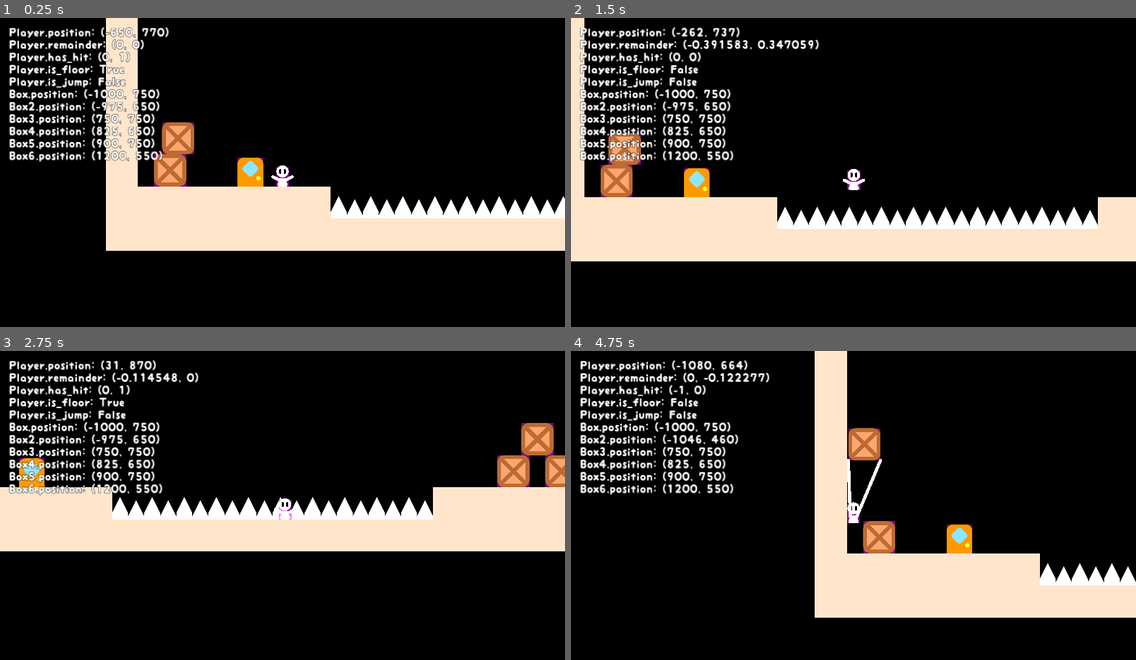
Above: before the commit, frames 1-4 (two rows, left to right).
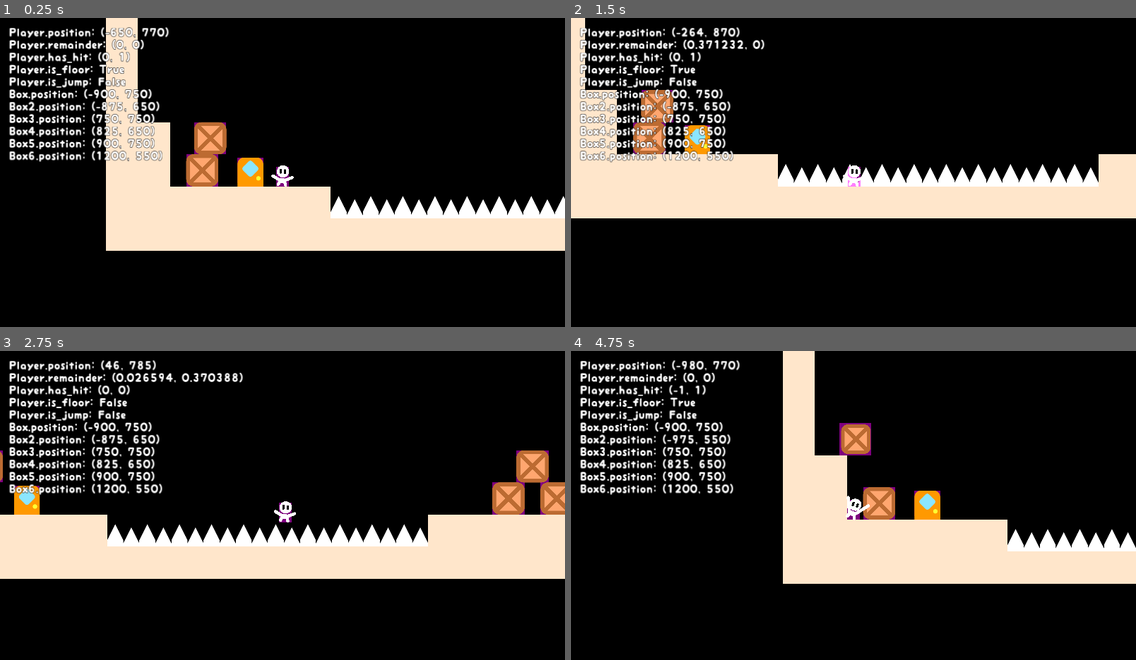
Above: after the commit, the same moments.

Repository: HarmonyHoney/tiny_crate2
Game: Godot game, scene res://src/map/map0.tscn
Same seed, same stepped clock (60 frames per second), same inputs: the game is played once before the commit and once after it. The engine's default icon, where the game draws it, is replaced by a stand-in: a white triangle on a blue panel in a dark square.
Inputs:
- Up to frame 1 (0.25 s): no input
- Up to frame 2 (1.5 s): tap Enter at 0.5 s; hold Right (right) 0.53-1.28 s; hold C (grab) 0.53-1.28 s; tap Space (jump) at 0.77, 0.8, 1.07, 1.35 s; hold Down (down) from 1.28 s (still down)
- Up to frame 3 (2.75 s): tap Space (jump) at 1.52, 1.82, 2.3 s; tap C (grab) at 1.55 s; release Down (down) at 2.03 s; hold Right (right) from 2.03 s (still down); hold C (grab) from 2.03 s (still down)
- Up to frame 4 (4.75 s): release Right (right) at 2.78 s; release C (grab) at 2.78 s; hold Up (up) 2.78-3.53 s; tap V (shoot) at 2.85 s; tap Space (jump) at 3.02, 3.32, 4.52 s; tap C (grab) at 3.05, 4.35 s; hold Space (jump) 3.53-4.28 s; hold Left (left) from 3.53 s (still down); tap R at 3.6 s

The runs differ from the first frame. In frame 1, 3.3% of the frame differs, in the area x 16-52%, y 23-55%; in frame 2, 31%, in the area x 0-100%, y 0-79%; in frame 3, 23%; in frame 4, 21%.

Commit message:
more arms! [;

Diff:
--- a/src/actor/Box.gd
+++ b/src/actor/Box.gd
@@ -1,7 +1,6 @@
 tool
 extends Actor
 
-var is_move := true
 export var rise_gravity := 1000.0
 export var fall_gravity := 1000.0
 
@@ -24,6 +23,7 @@
 var grab_to := Vector2.ZERO
 export var snap_squish := Vector2.ONE * 0.7
 
+export var is_sticky := false
 
 func _ready():
 	if Engine.editor_hint: return
@@ -54,12 +54,11 @@
 			is_snap = false
 	# grab
 	elif is_grab:
-		if is_instance_valid(grab_node):
-			var p = (grab_node.position + Vector2(0, -110))#.snapped(Vector2.ONE * 25)
-			if !check_solid(p):
-				grab_to = p
-
-		position = position.linear_interpolate(grab_to, 20.0 * delta).round()
+		if is_instance_valid(grab_node) and grab_node.grab_ease.is_complete:
+			var p = grab_node.position + Vector2(0, -125)
+			var li = position.linear_interpolate(p, 15 * delta).round()
+			var diff = li - position
+			move(diff)
 	# move
 	else:
 		# on floor
@@ -82,7 +81,7 @@
 
 func drop(_vel := Vector2.ZERO):
 	is_grab = false
-	is_move = true
+	is_floor = false
 	is_pickup_squish = true
 	pickup_ease.reset()
 	floor_clock = 0.0
@@ -91,7 +90,8 @@
 	grab_node = null
 
 func hit_floor():
-	snap()
+	if !is_grab:
+		snap()
 
 func snap():
 	var p = position
--- a/src/actor/Player.gd
+++ b/src/actor/Player.gd
@@ -22,8 +22,10 @@
 var jump_speed := 500.0
 var jump_gravity := 500.0
 var fall_gravity := 1000.0
-var jump_height := 240.0
-var jump_time := 0.7
+export var set_jump := false setget set_jump
+export var jump_height := 240.0
+export var jump_time := 0.7
+export var fall_mult := 2.0
 var jump_clock := 0.0
 var jump_minimum := 0.03
 
@@ -36,10 +38,13 @@
 var is_grab := false
 export var throw_vel := Vector2(500, -500)
 var is_ignore_end := false
-var grab_ease := EaseMover.new(0.1)
+var grab_ease := EaseMover.new(0.15)
+export var grab_length := 500
 
 onready var arm_l := $Image/ArmL
 onready var arm_r := $Image/ArmR
+onready var image := $Image
+var walk_clock := 0.0
 
 func _ready():
 	if Engine.editor_hint: return
@@ -52,13 +57,13 @@
 	UI.debug.track(self, "is_floor")
 	UI.debug.track(self, "is_jump")
 
+	get_tree().connect("idle_frame", self, "idle_frame")
+
 func _input(event):
 	if Engine.editor_hint: return
 
 	if event is InputEventKey and event.is_pressed() and !event.is_echo() and event.scancode == KEY_R:
 		get_tree().reload_current_scene()
-
-	get_tree().connect("idle_frame", self, "idle_frame")
 
 func _physics_process(delta):
 	if Engine.editor_hint: return
@@ -123,14 +128,29 @@
 		if pickup == null:
 			grab()
 		else:
-			drop()
+			drop(joy.y != 1)
 
 	# move arms
 	if is_grab:
 		grab_ease.count(delta)
+
+		var d = position.distance_to(pickup.position)
+		if d > grab_length:
+			drop()
 	else:
 		arm_l.set_point_position(1, arm_l.get_point_position(1).linear_interpolate(Vector2(-30, 0), 20 * delta))
 		arm_r.set_point_position(1, arm_r.get_point_position(1).linear_interpolate(Vector2(30, 0), 20 * delta))
+
+	# animation
+	walk_clock = walk_clock + (delta * dir_x) if joy.x == joy_last.x else 0.0
+
+	if is_floor:
+		if joy.x == 0:
+			image.rotation_degrees = sin(walk_clock * 5.0) * 5
+		else:
+			image.rotation_degrees = sin(walk_clock * 10.0) * 20
+	else:
+		image.rotation_degrees = (dir_x * 7) + sin(walk_clock * 9.0) * 3
 
 
 	# open door
@@ -143,8 +163,8 @@
 func idle_frame():
 	# grab
 	if is_grab and is_instance_valid(pickup):
-		arm_l.set_point_position(1, arm_l.get_point_position(1).linear_interpolate(to_local(pickup.global_position + Vector2(-50, 50)), grab_ease.frac()))
-		arm_r.set_point_position(1, arm_r.get_point_position(1).linear_interpolate(to_local(pickup.global_position + Vector2(50, 50)), grab_ease.frac()))
+		arm_l.set_point_position(1, arm_l.get_point_position(1).linear_interpolate(arm_l.to_local(pickup.global_position + Vector2(-50, 50)), grab_ease.frac()))
+		arm_r.set_point_position(1, arm_r.get_point_position(1).linear_interpolate(arm_r.to_local(pickup.global_position + Vector2(50, 50)), grab_ease.frac()))
 
 func shoot():
 	var b = bullet_scene.instance()
@@ -153,11 +173,15 @@
 	b.rotation_degrees = 90 * dir_x
 	b.speed = 1000
 
+func set_jump(arg := false):
+	set_jump = arg
+	solve_jump()
+
 # Sebastian Lague's formula
 func solve_jump():
 	jump_gravity = (2 * jump_height) / pow(jump_time, 2)
 	jump_speed = jump_gravity * jump_time
-	fall_gravity = jump_gravity * 2.0
+	fall_gravity = jump_gravity * fall_mult
 
 func grab():
 	# find clostest box
@@ -182,7 +206,7 @@
 		grab_ease.reset()
 		print(pickup.name)
 
-func drop():
+func drop(is_throw := false):
 	print("drop")
 
 	is_ignore_end = true
@@ -190,7 +214,7 @@
 	var tv = Vector2(max(throw_vel.x, abs(velocity.x)) * dir_x, min(throw_vel.y, velocity.y))
 
 	# drop / throw
-	pickup.drop(Vector2.ZERO if joy.y == 1 else tv)
+	pickup.drop(tv if is_throw else Vector2.ZERO)
 
 	pickup = null
 	is_grab = false
--- a/src/actor/Player.tscn
+++ b/src/actor/Player.tscn
@@ -14,8 +14,11 @@
 is_moving = true
 is_solid = true
 is_colliding = true
+jump_time = 0.6
+fall_mult = 2.5
 fire_rate = 0.25
 throw_vel = Vector2( 350, -500 )
+grab_length = 200
 
 [node name="Image" type="Node2D" parent="."]
 
@@ -70,7 +73,7 @@
 end_cap_mode = 2
 
 [node name="BodyM" type="Line2D" parent="Image/Body"]
-points = PoolVector2Array( 0, 0, 0, 25.35 )
+points = PoolVector2Array( 0, 0, 0, 15 )
 width = 23.0
 width_curve = SubResource( 4 )
 default_color = Color( 1, 1, 1, 1 )
--- a/src/map/map0.tscn
+++ b/src/map/map0.tscn
@@ -59,7 +59,7 @@
 cell_size = Vector2( 100, 100 )
 cell_custom_transform = Transform2D( 100, 0, 0, 100, 0, 0 )
 format = 1
-tile_data = PoolIntArray( -12, -1073741824, 0, -11, -1073741 …(585 unchanged characters)… , 327694, 0, 0, 458740, -1073741824, 0, 393227, -1610612736, 0, 393228, -1610612736, 0, 393229, -1610612736, 0, 393230, 0, 0, 524276, -1073741824, 0, 458763, -1610612736, 0, 458764, -1610612736, 0, 458765, -16 …(823 unchanged characters)…
+tile_data = PoolIntArray( -12, -1073741824, 0, -11, -1073741 …(585 unchanged characters)… , 327694, 0, 0, 458740, -1073741824, 0, 458741, 0, 0, 393227, -1610612736, 0, 393228, -1610612736, 0, 393229, -1610612736, 0, 393230, 0, 0, 524276, -1073741824, 0, 524277, 0, 0, 458764, -1610612736, 0, 458765, -16 …(823 unchanged characters)…
 script = ExtResource( 7 )
 
 [node name="SpikeMap" type="TileMap" parent="."]
@@ -89,10 +89,11 @@
 position = Vector2( -650, 750 )
 
 [node name="Box" parent="Actors" instance=ExtResource( 3 )]
-position = Vector2( -1000, 750 )
+position = Vector2( -900, 750 )
 
 [node name="Box2" parent="Actors" instance=ExtResource( 3 )]
-position = Vector2( -975, 650 )
+position = Vector2( -875, 650 )
+is_sticky = true
 
 [node name="Box3" parent="Actors" instance=ExtResource( 3 )]
 position = Vector2( 750, 750 )
